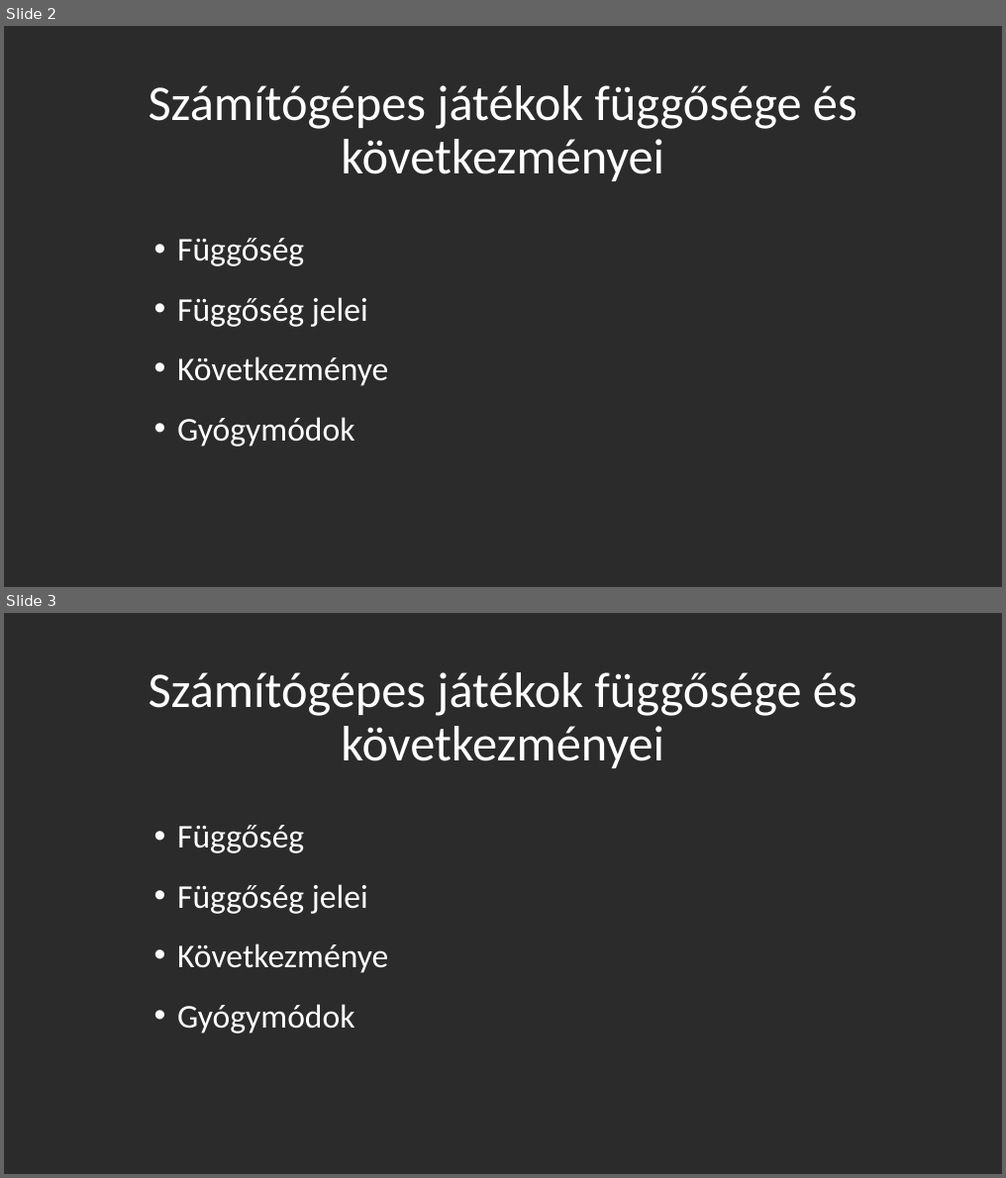
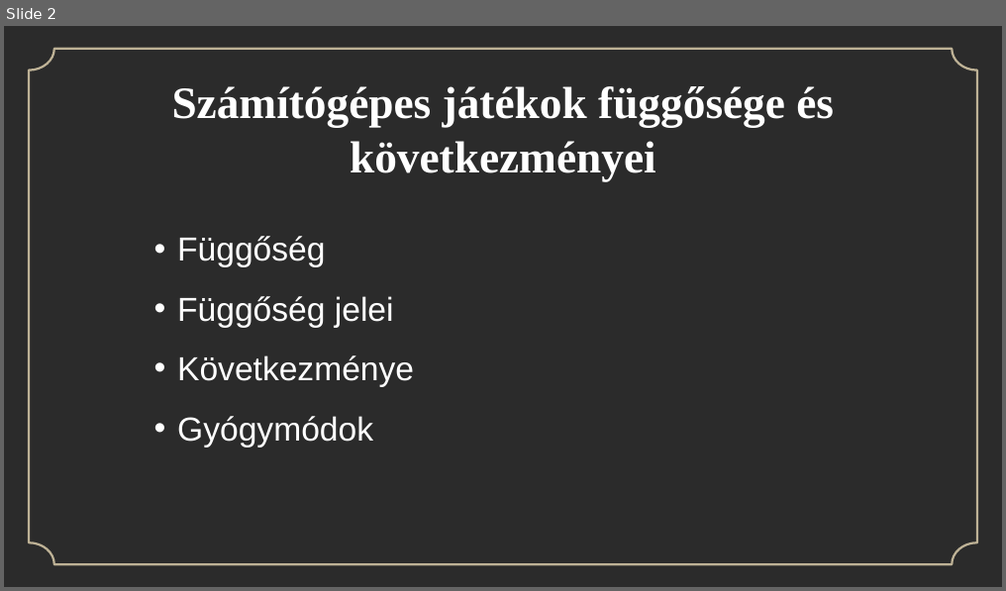
Before and after one commit to PetrooAdam/iktprojekt, a slide deck: Szenczi_Szabolc_Védés.pptx. Shown one above the other, each under a label of ours: slides 2 and 3 before the commit, slide 2 after it. The pictures are 1006x1178 and 1006x591 pixels, drawn with LibreOffice and Linux fonts; fonts in the diff are those of the drawing; background and template pictures are left out; a plain dark background stands for a picture behind light text. Boxes give left, top, right and bottom in pixels: in the first picture for what was removed or moved away, otherwise in the second. Text is boxed around its words. In the diff, an @@ line names an element or a change of style, - is before the commit and + after.

```diff
--- a/Szenczi_Szabolc_Védés.pptx
+++ b/Szenczi_Szabolc_Védés.pptx
@@ slide 3 removed at [4, 613, 1002, 1174], background picture (left out) @@
@@ title removed at [149, 672, 857, 768] @@
-Számítógépes játékok függősége és következményei
@@ text removed at [177, 825, 388, 1034] @@
-• Függőség
-• Függőség jelei
-• Következménye
-• Gyógymódok
@@ slide 2 changed as well @@
@@ freeform shape added at [29, 49, 977, 565], outline #BEB296 2.12 pt @@
@@ title "Számítógépes játékok függősége és következményei" at [172, 86, 834, 181]: size 48 to 43.2 pt, font Calibri to Times New Roman, bold on; line spacing 0.9 to 1; vertical alignment bottom to middle @@
@@ text "Függőség" at [177, 236, 414, 448]: font Calibri to Arial @@
```
Also in this commit, not shown: 1 other slide changed, 5 slides added.
